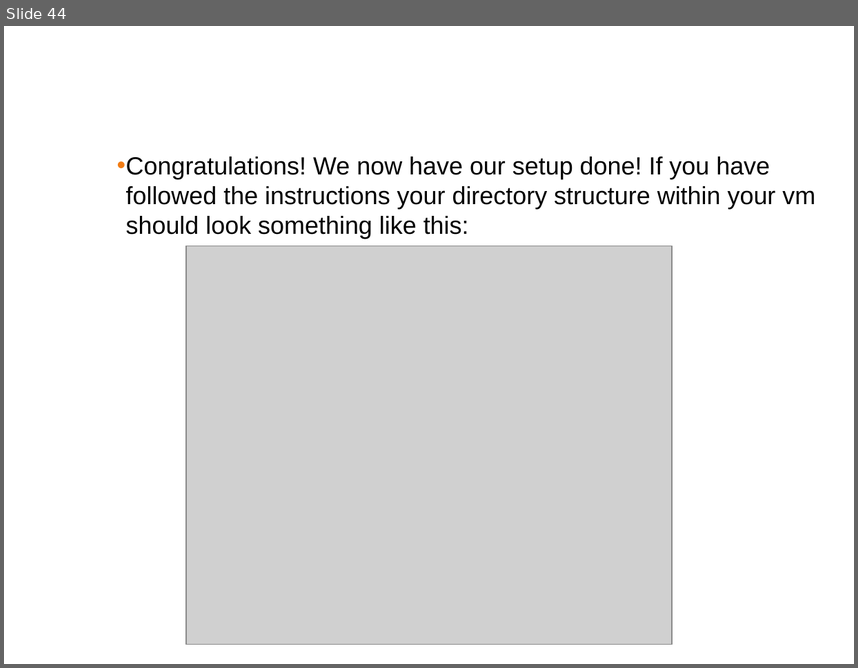
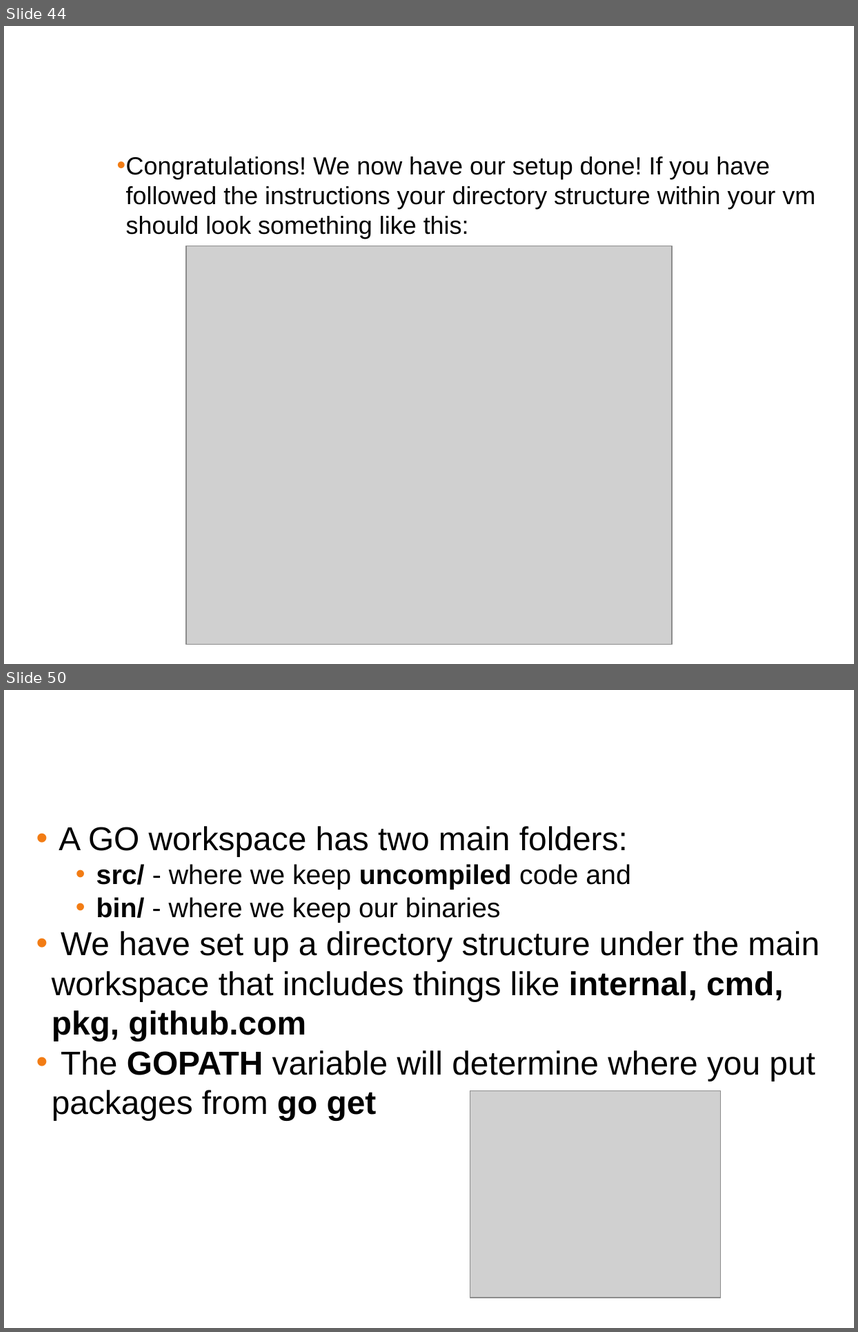
Before and after one commit to ferninphilly/golang_vmware, a slide deck: Module_One/presentations/module_1_presentation.pptx. Shown one above the other, each under a label of ours: slide 44 before the commit, slides 44 and 50 after it; the slides between them are not shown. The pictures are 858x668 and 858x1332 pixels, drawn with LibreOffice and Linux fonts; fonts in the diff are those of the drawing; grey boxes stand for pictures; background and template pictures are left out. Boxes give left, top, right and bottom in pixels: in the first picture for what was removed or moved away, otherwise in the second. Text is boxed around its words. In the diff, an @@ line names an element or a change of style, - is before the commit and + after.

```diff
--- a/Module_One/presentations/module_1_presentation.pptx
+++ b/Module_One/presentations/module_1_presentation.pptx
@@ slide 50 added at (4,690,854,1328), background #FFFFFF @@
@@ title added at (11,704,846,767), 38 pt, text #FFFFFF @@
+REVIEW
@@ text added at (52,826,820,1121), 28 pt, text #000000 @@
+• A GO workspace has two main folders:
+  • src/ - where we keep uncompiled code and
+  • bin/ - where we keep our binaries
+• We have set up a directory structure under the main workspace that includes things like internal, cmd, pkg, github.com
+• The GOPATH variable will determine where you put packages from go get
@@ picture added at (470,1090,721,1297) @@
```
Also in this commit, not shown: 6 other slides added, 1 slide removed, 3 other files.
